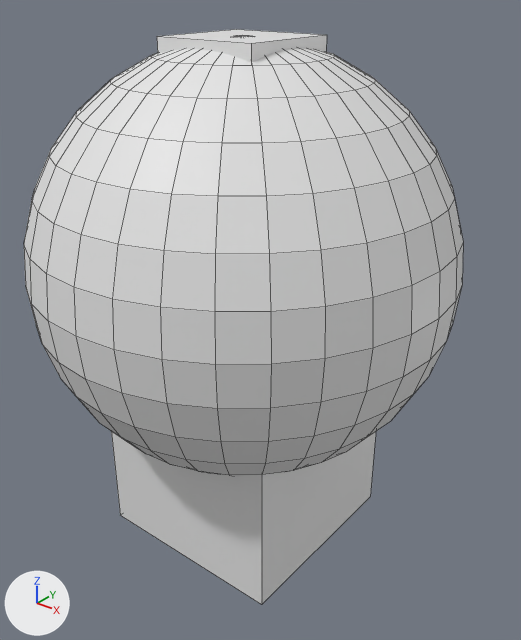
The Blender file assets/Cube.blend: old version first, new version second.
The view is the same before and after, from a camera (50 mm lens) standing at (2.06, -2.46, 2.25) and looking at (0.07, 0.02, 0.7). The axes (+X, +Y, +Z) are drawn at lower left. The lights are the same throughout. Mesh edges are drawn as thin lines.
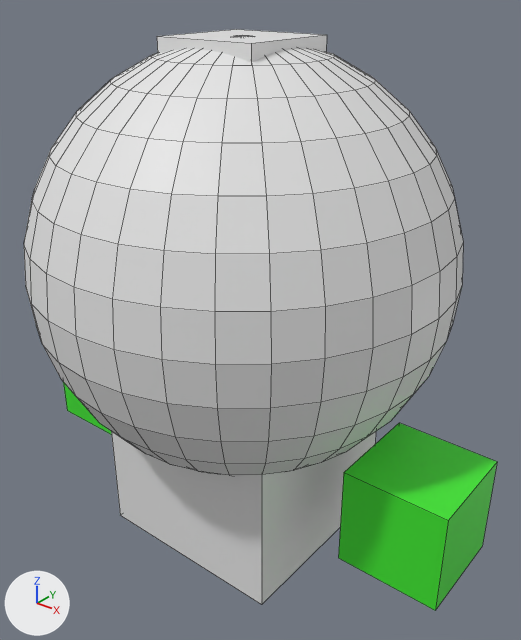
Changed parts and their boxes (x1, y1, x2, y2) in the pictures (521 x 640 px):
'Cube', reshaped: before (111, 431, 376, 604); after (63, 382, 497, 610)
part 1 of me_cube, added (green): after (63, 382, 112, 435)
part 2 of me_cube, added (green): after (338, 423, 497, 610)

Diff of the bpy script that builds the scene:
```diff
--- a/assets/Cube.blend.py
+++ b/assets/Cube.blend.py
@@ mat_material_001 @@
+mat_material_001 = principled_material('Material.001')
+mat_material_001.base_color = (0.0496, 0.8, 0.028)  # green #3fe72f
@@ me_cube @@
 me_cube.from_pydata(...)  # 8 vertices, 6 faces; spans x -0.5..0.5, y -0.5..0.5, z -0.5..0.5
 # used by ob_cube; location = (0.0, 0.0, 0.028)
+# me_cube part 1: a new loose piece, a box spanning x -1.246..-0.754, y -0.246..0.246, z -0.246..0.246, in mat_material_001 (green #3fe72f)
+# me_cube part 2: a new loose piece, a box spanning x 0.754..1.246, y -0.246..0.246, z -0.246..0.246, in mat_material_001 (green #3fe72f)
 me_cube.materials.append(mat_material)
+me_cube.materials.append(mat_material_001)  # green #3fe72f
```
